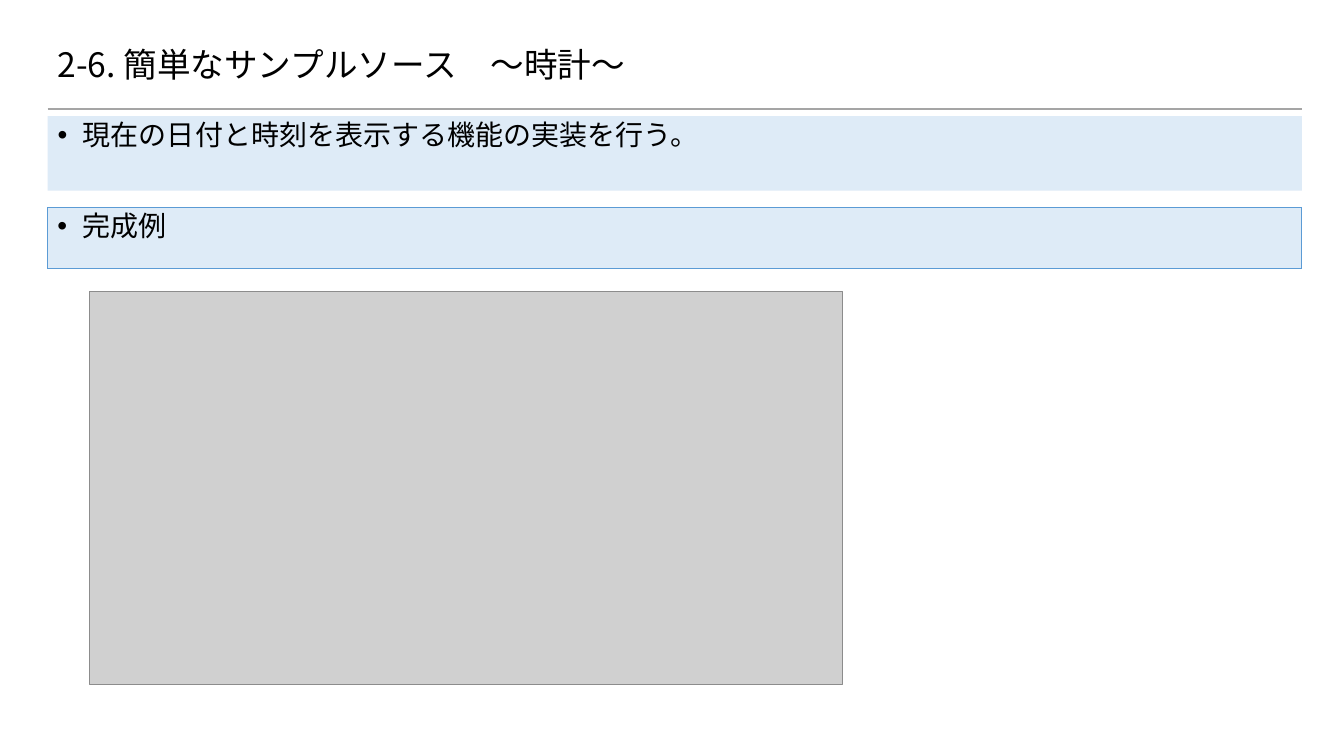
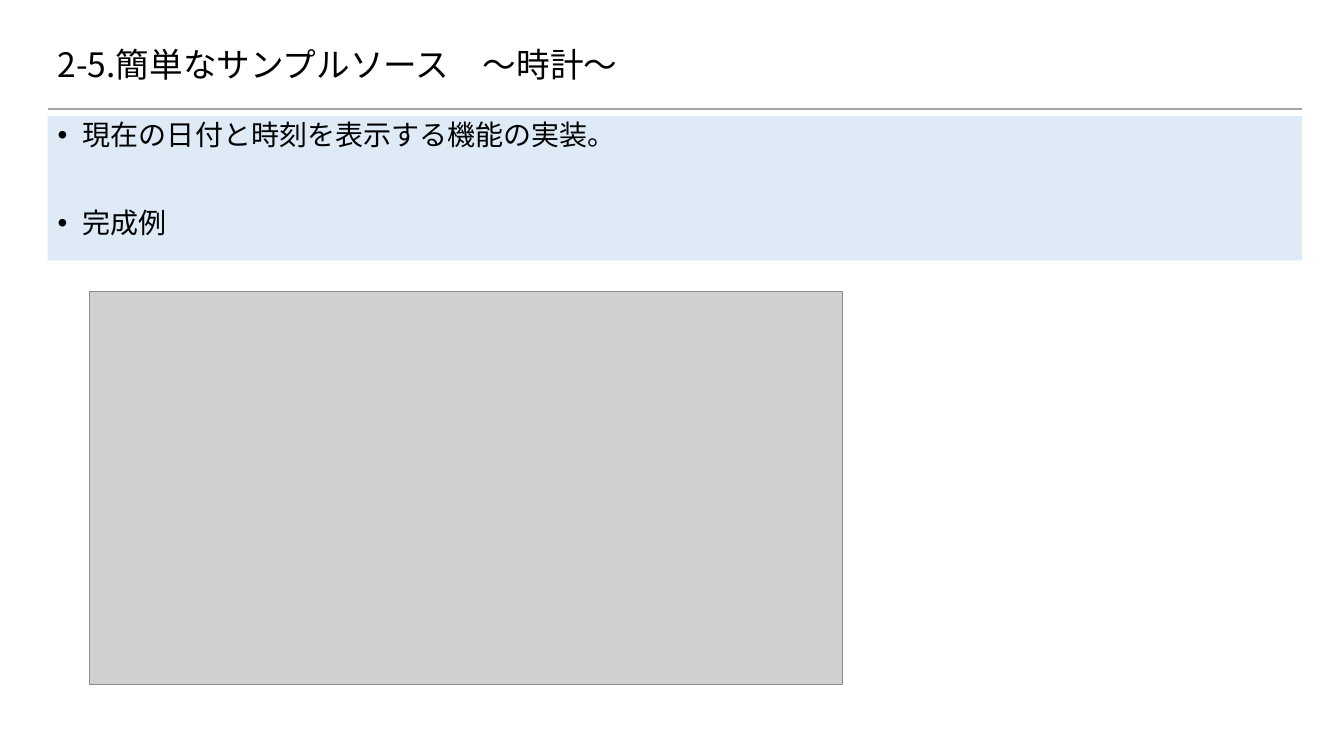
Before and after one commit to 2018SYSTEMI34/diary, a slide deck: slide 5 of doc/02_SlideShare/01.ネタ/２_Reactの基礎/2-6_簡単なサンプルソース.pptx. Drawn at 1344x756 pixels with LibreOffice and Linux fonts; fonts in the diff are those of the drawing; grey boxes stand for pictures; background and template pictures are left out. Boxes give left, top, right and bottom in pixels: in the first picture for what was removed or moved away, otherwise in the second. Text is boxed around its words. In the diff, an @@ line names an element or a change of style, - is before the commit and + after.

Commit message:
時計の記載部分を更新

```diff
--- a/doc/02_SlideShare/01.ネタ/２_Reactの基礎/2-6_簡単なサンプルソース.pptx
+++ b/doc/02_SlideShare/01.ネタ/２_Reactの基礎/2-6_簡単なサンプルソース.pptx
@@ title at (x1=58, y1=48, x2=617, y2=80): text changed @@
-2-6. 簡単なサンプルソース ～時計～
+2-5.簡単なサンプルソース ～時計～
@@ text "現在の日付と時刻を表示する機能の実装。" resized from (x1=47, y1=116, x2=1302, y2=191) to (x1=47, y1=116, x2=1302, y2=260) @@
@@ text at (x1=83, y1=121, x2=616, y2=236): text changed @@
-• 現在の日付と時刻を表示する機能の実装を行う。
+• 現在の日付と時刻を表示する機能の実装。
+• 完成例
@@ rectangle removed at (x1=47, y1=208, x2=1302, y2=268) @@
-• 完成例
```
Also in this commit, not shown: 8 other slides changed, 2 slides added.
